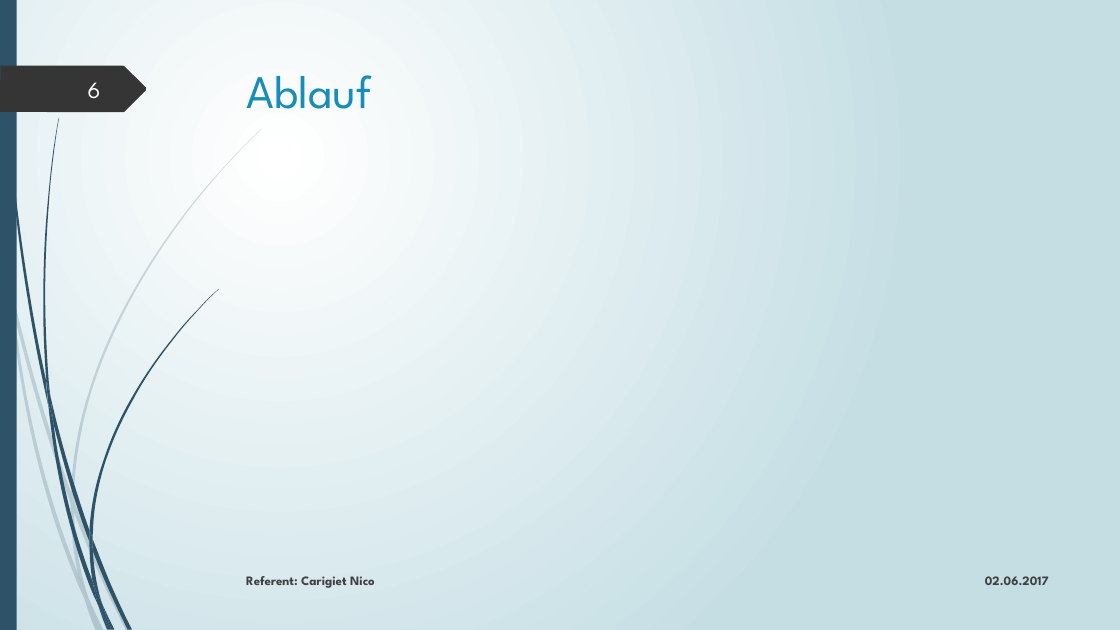
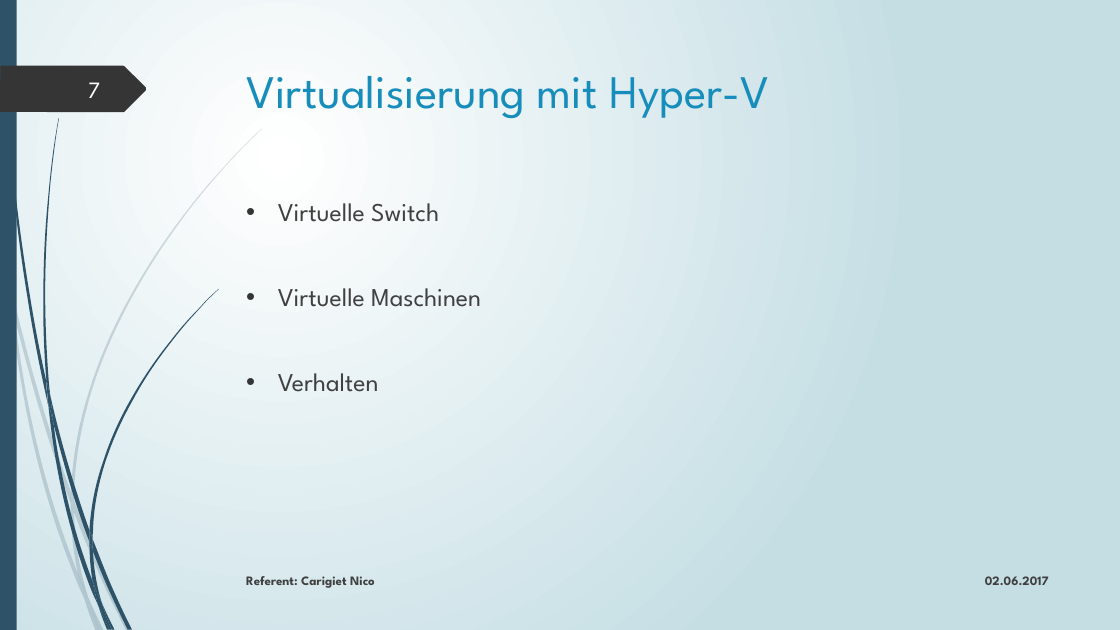
Before and after one commit to edecom/IPA, a slide deck: slide 7 of 4_Dokumente/48_Präsentation & Demonstration/IPA_Präsentation_Carigiet_Nico_20170529.pptx (slide 6 before the commit). Drawn at 1120x630 pixels with LibreOffice and Linux fonts; fonts in the diff are those of the drawing. Boxes give left, top, right and bottom in pixels: in the first picture for what was removed or moved away, otherwise in the second. Text is boxed around its words. In the diff, an @@ line names an element or a change of style, - is before the commit and + after.

```diff
--- a/4_Dokumente/48_Präsentation & Demonstration/IPA_Präsentation_Carigiet_Nico_20170529.pptx
+++ b/4_Dokumente/48_Präsentation & Demonstration/IPA_Präsentation_Carigiet_Nico_20170529.pptx
@@ page number at <box>88,82,100,98</box>: text changed @@
-6
+7
@@ title at <box>247,76,769,119</box>: text changed @@
-Ablauf
+Virtualisierung mit Hyper-V
@@ text added at <box>278,203,481,392</box>, 22 pt, text #404040 @@
+• Virtuelle Switch
+• Virtuelle Maschinen
+• Verhalten
```
Also in this commit, not shown: 5 other slides changed, 15 slides added, 12 other files.
